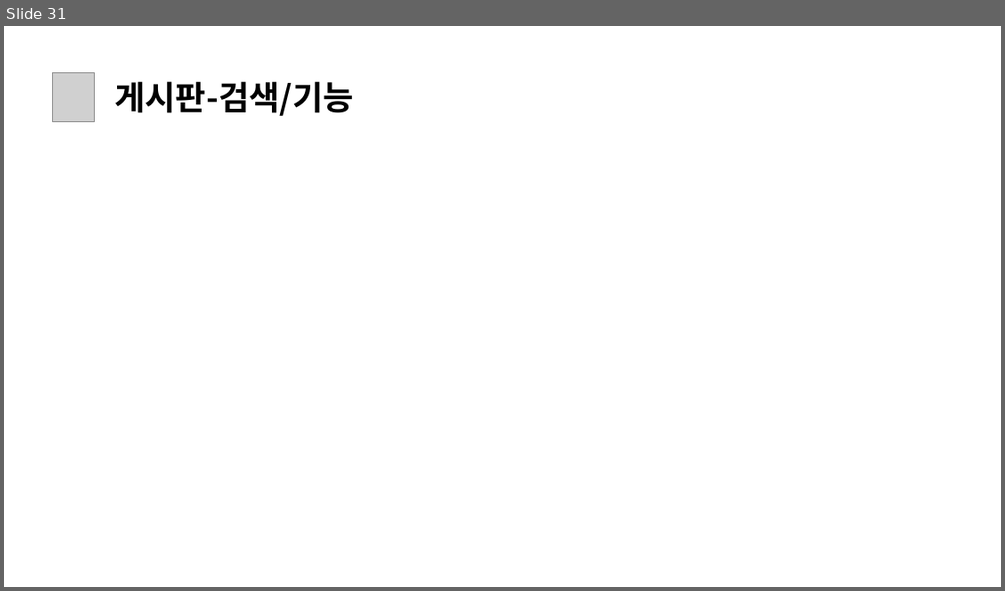
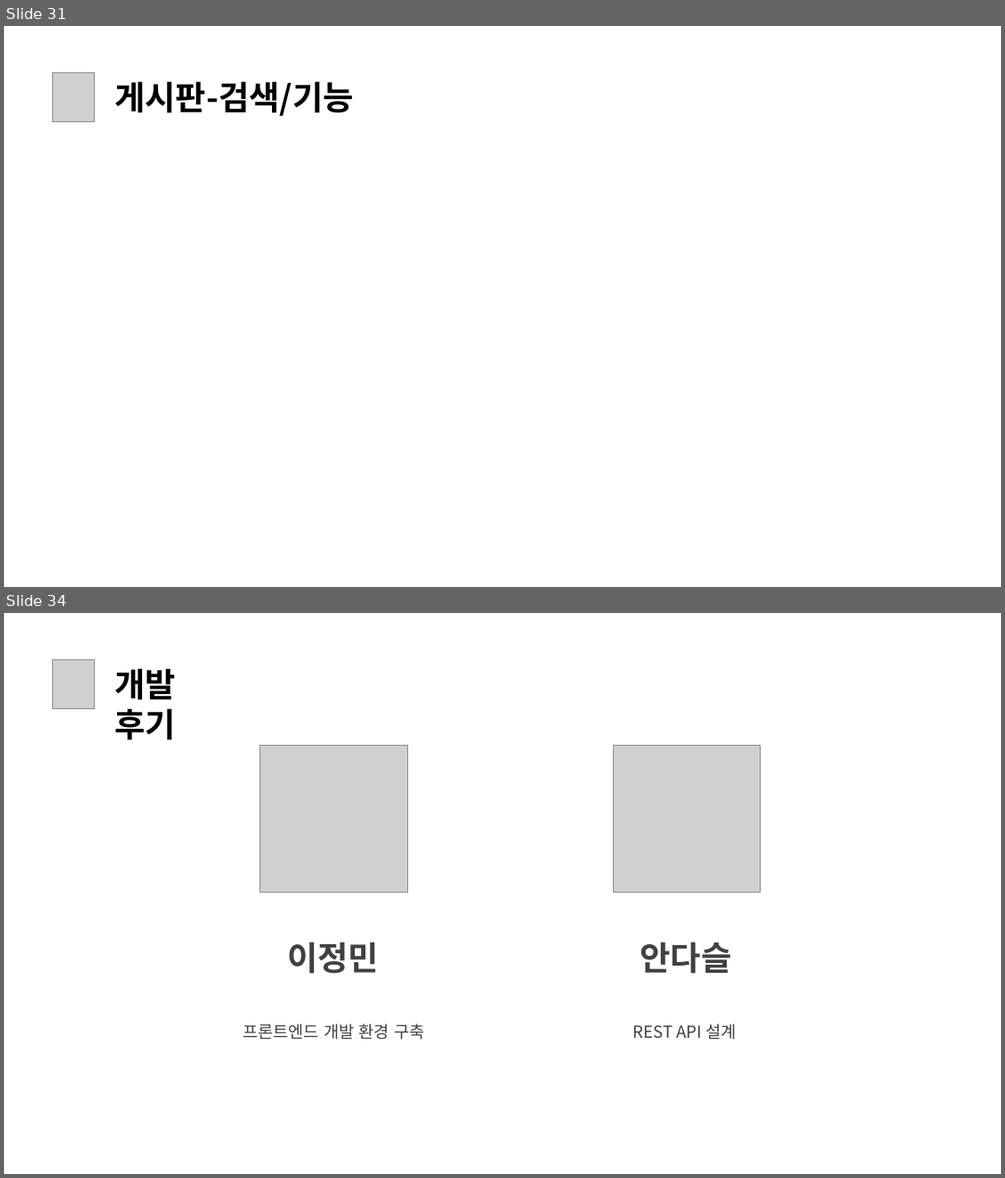
Before and after one commit to daseullll/HappyHouse, a slide deck: happyhouse_광주4반.pptx. Shown one above the other, each under a label of ours: slide 31 before the commit, slides 31 and 34 after it; the slides between them are not shown. The pictures are 1005x591 and 1005x1178 pixels, drawn with LibreOffice and Linux fonts; fonts in the diff are those of the drawing; grey boxes stand for pictures. Boxes give left, top, right and bottom in pixels: in the first picture for what was removed or moved away, otherwise in the second. Text is boxed around its words. In the diff, an @@ line names an element or a change of style, - is before the commit and + after.

```diff
--- a/happyhouse_광주4반.pptx
+++ b/happyhouse_광주4반.pptx
@@ slide 34 added at box(4, 613, 1001, 1174), background #FFFFFF @@
@@ picture added at box(53, 660, 95, 708) @@
@@ text added at box(114, 668, 176, 740), 32 pt, text #000000, bold @@
+개발 후기
@@ group added at box(243, 745, 760, 1039): 4 texts, 2 pictures @@
+이정민
+프론트엔드 개발 환경 구축
+안다슬
+REST API 설계
```
Also in this commit, not shown: 9 slides changed, 6 other slides added, 4 slides removed, 8 other files.
